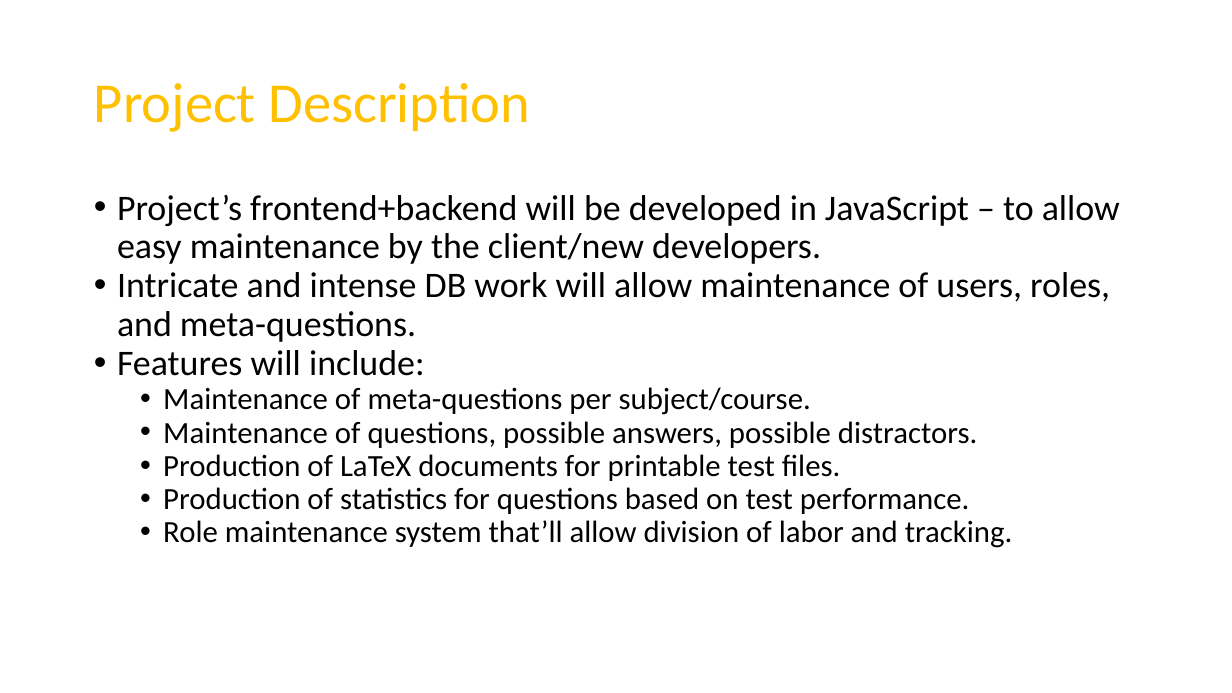
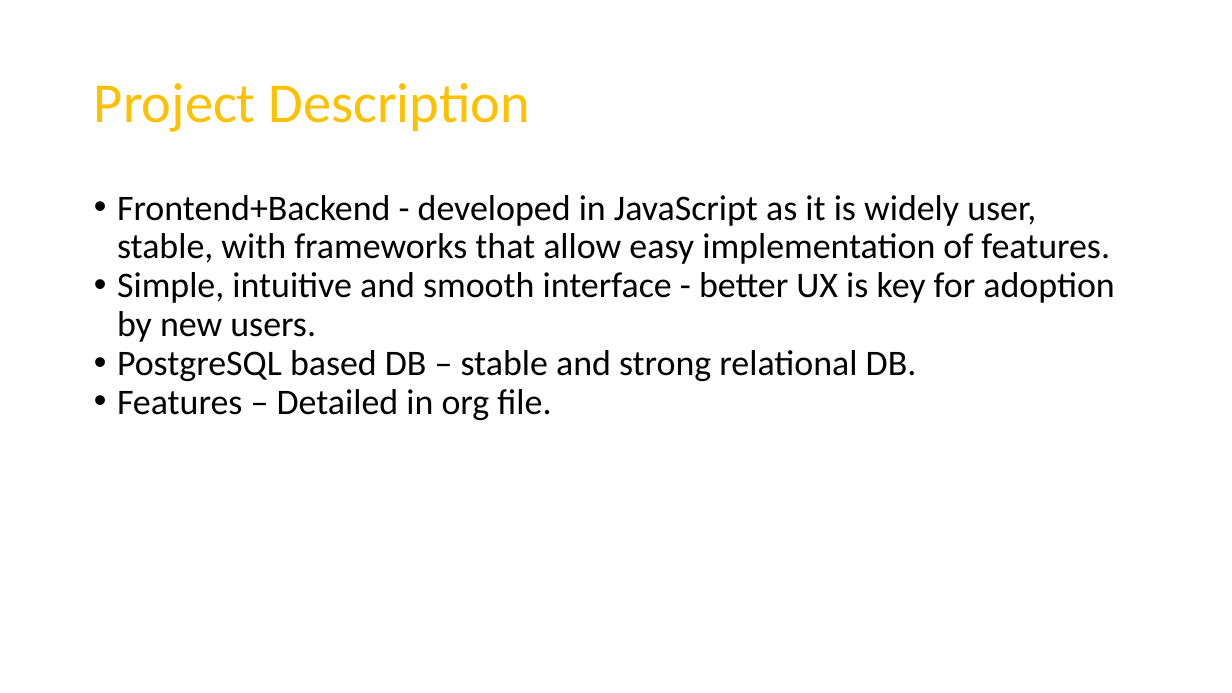
Before and after one commit to RoiTief/Exam-Management-System, a slide deck: slide 7 of docs/Exam Management System - PROPOSAL.pptx. Drawn at 1232x693 pixels with LibreOffice and Linux fonts; fonts in the diff are those of the drawing. Boxes give left, top, right and bottom in pixels: in the first picture for what was removed or moved away, otherwise in the second. Text is boxed around its words. In the diff, an @@ line names an element or a change of style, - is before the commit and + after.

Commit message:
updated after 2nd meeting with client

```diff
--- a/docs/Exam Management System - PROPOSAL.pptx
+++ b/docs/Exam Management System - PROPOSAL.pptx
@@ text at bbox=[117, 195, 1114, 420]: text changed; size 24 to 28 pt @@
-• Project’s frontend+backend will be developed in JavaScript – to allow easy maintenance by the client/new developers.
-• Intricate and intense DB work will allow maintenance of users, roles, and meta-questions.
-• Features will include:
-  • Maintenance of meta-questions per subject/course.
-  • Maintenance of questions, possible answers, possible distractors.
-  • Production of LaTeX documents for printable test files.
-  • Production of statistics for questions based on test performance.
-  • Role maintenance system that’ll allow division of labor and tracking.
+• Frontend+Backend - developed in JavaScript as it is widely user, stable, with frameworks that allow easy implementation of features.
+• Simple, intuitive and smooth interface - better UX is key for adoption by new users.
+• PostgreSQL based DB – stable and strong relational DB.
+• Features – Detailed in org file.
```
Also in this commit, not shown: 3 other slides changed, 1 other file.
